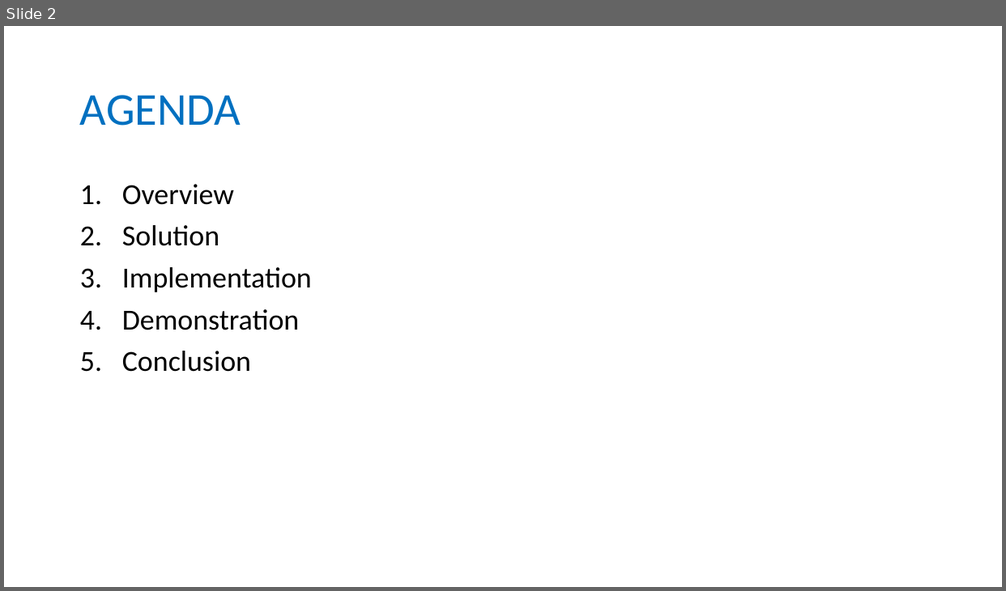
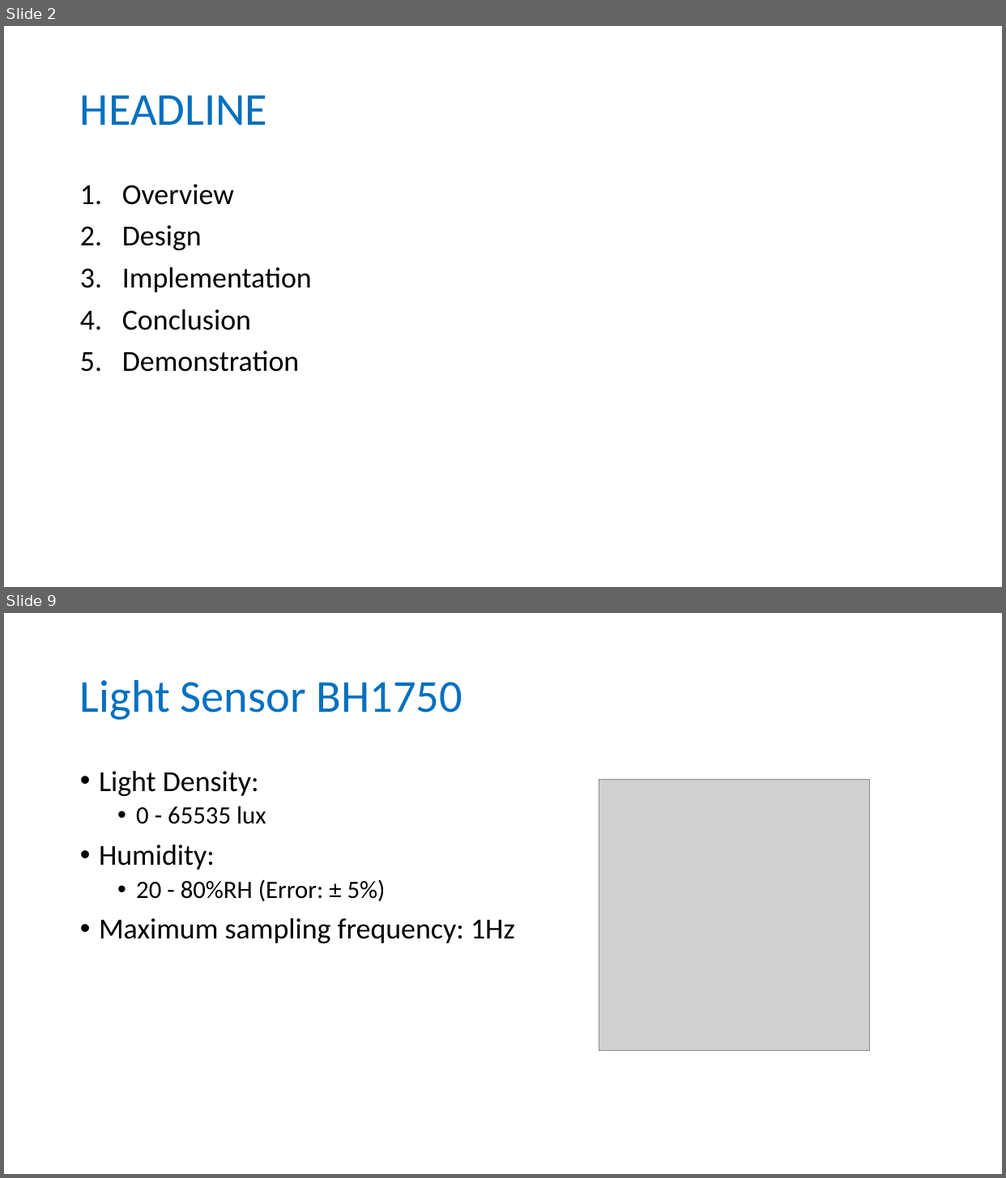
Before and after one commit to longhoang0304/DCDCS_Documentation, a slide deck: Final-Presentation.pptx. Shown one above the other, each under a label of ours: slide 2 before the commit, slides 2 and 9 after it; the slides between them are not shown. The pictures are 1006x591 and 1006x1178 pixels, drawn with LibreOffice and Linux fonts; fonts in the diff are those of the drawing; grey boxes stand for pictures. Boxes give left, top, right and bottom in pixels: in the first picture for what was removed or moved away, otherwise in the second. Text is boxed around its words. In the diff, an @@ line names an element or a change of style, - is before the commit and + after.

```diff
--- a/Final-Presentation.pptx
+++ b/Final-Presentation.pptx
@@ slide 9 added at <box>4,613,1002,1174</box>, background #FFFFFF @@
@@ title added at <box>80,679,462,720</box>, 44 pt, text #0070C0 @@
+Light Sensor BH1750
@@ text added at <box>99,771,515,943</box>, 28 pt, text #000000 @@
+• Light Density:
+  • 0 - 65535 lux
+• Humidity:
+  • 20 - 80%RH (Error: ± 5%)
+• Maximum sampling frequency: 1Hz
@@ picture added at <box>599,779,869,1050</box> @@
@@ slide 2 changed as well @@
@@ title at <box>80,95,267,125</box>: text changed @@
-AGENDA
+HEADLINE
@@ text at <box>122,225,202,250</box>: text changed @@
-2. Solution
+2. Design
@@ text at <box>122,310,251,331</box>: paragraph added @@
+4. Conclusion
@@ text at <box>122,351,251,372</box>: paragraph removed @@
-5. Conclusion
```
Also in this commit, not shown: 3 other slides changed, 30 other slides added, 11 slides removed, 2 other files.
